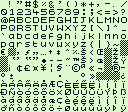
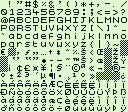
Two versions of the same layered image (128 × 112). Layer-by-layer changes:
added layer "Layer 22" above "Layer 21" over [17, 72, 76, 80]
